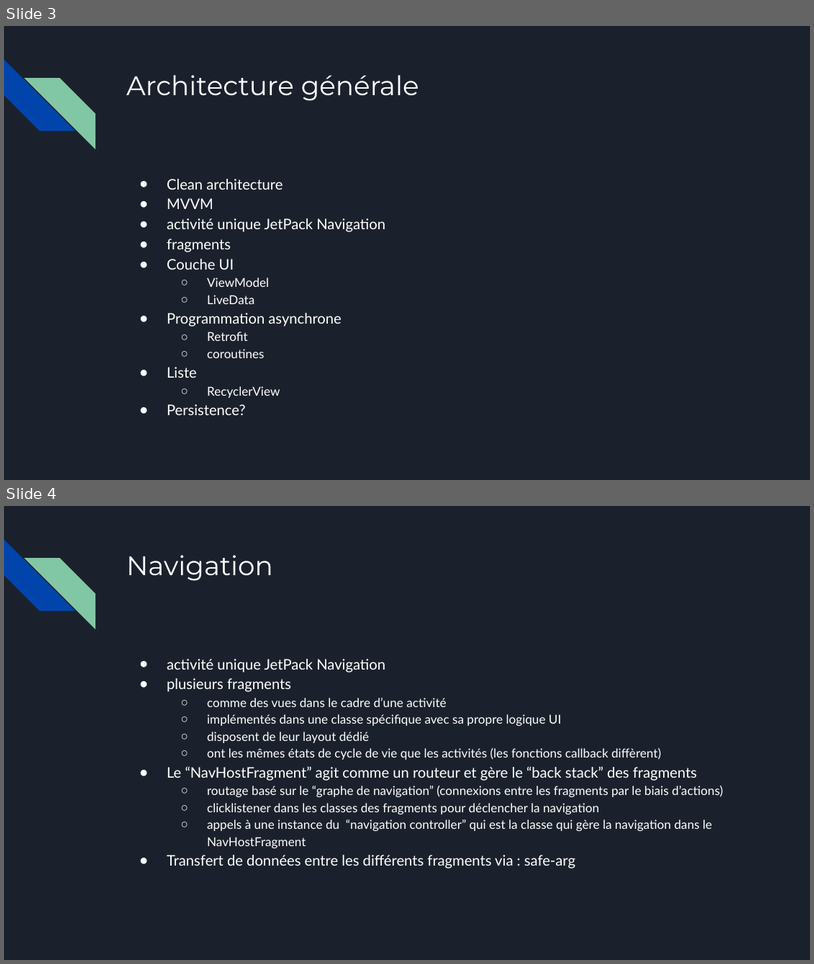
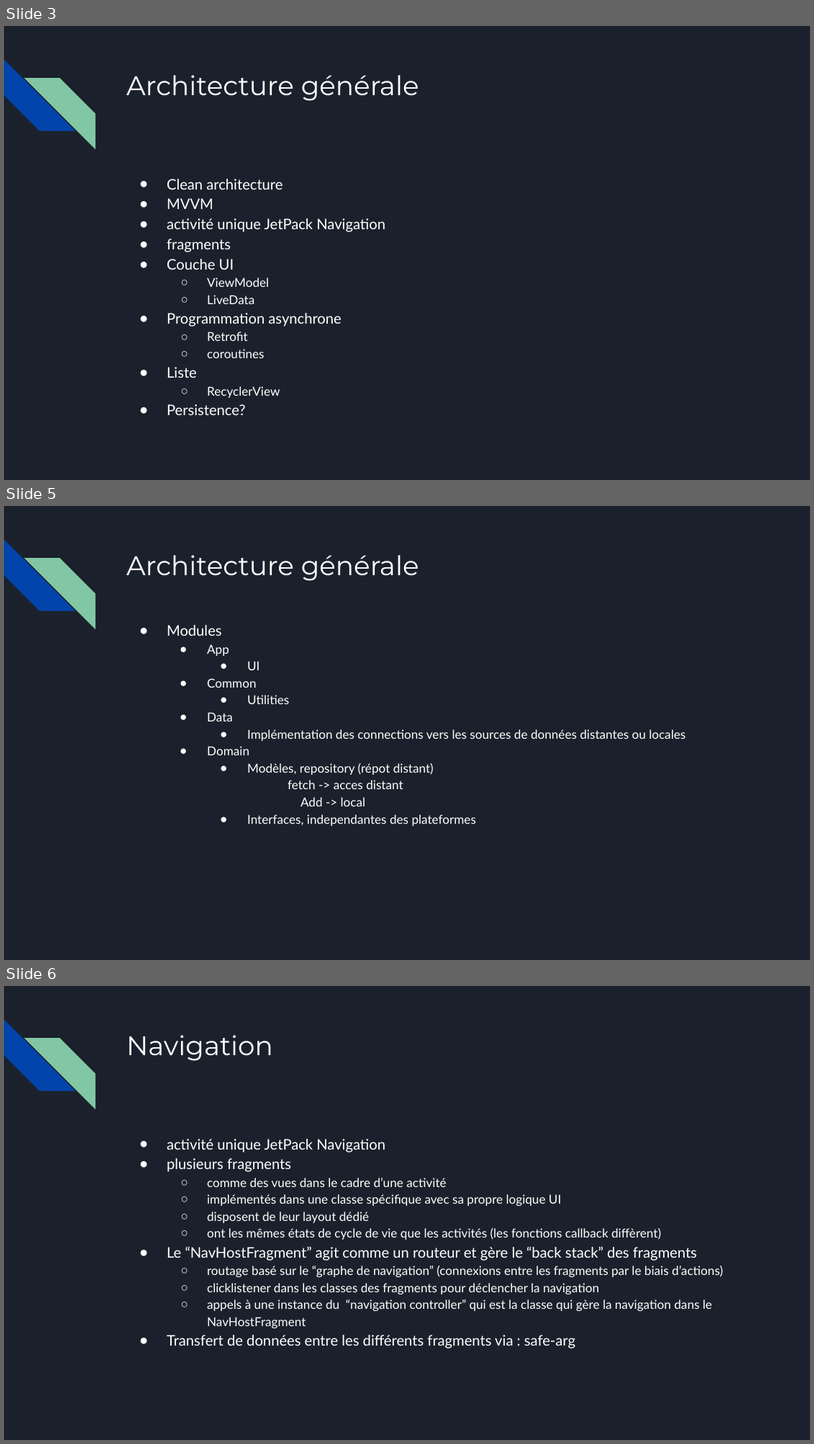
Before and after one commit to mofobo/food-scanner, a slide deck: presentation/food-scanner.pptx. Shown one above the other, each under a label of ours: slides 3 and 4 before the commit, slides 3, 5 and 6 after it; the slides between them are not shown. The pictures are 814x964 and 814x1444 pixels, drawn with LibreOffice and Linux fonts; fonts in the diff are those of the drawing. Boxes give left, top, right and bottom in pixels: in the first picture for what was removed or moved away, otherwise in the second. Text is boxed around its words. In the diff, an @@ line names an element or a change of style, - is before the commit and + after.

Commit message:
Add architecture slides

```diff
--- a/presentation/food-scanner.pptx
+++ b/presentation/food-scanner.pptx
@@ slide 5 added at (x1=4, y1=506, x2=810, y2=960), background #1B212C; not listed: 2 template elements that a slide beside it also shows @@
@@ title added at (x1=126, y1=555, x2=419, y2=581), 24 pt, text #FFFFFF @@
+Architecture générale
@@ text added at (x1=167, y1=625, x2=686, y2=826), 11 pt, text #FFFFFF @@
+● Modules
+  ● App
+    ● UI
+  ● Common
+    ● Utilities
+  ● Data
+    ● Implémentation des connections vers les sources de données distantes ou locales
+  ● Domain
+    ● Modèles, repository (répot distant)
+      fetch -> acces distant
+        Add -> local
+    ● Interfaces, independantes des plateformes
@@ what was slide 4 is now slide 6 @@
```
Also in this commit, not shown: 2 other slides added.
